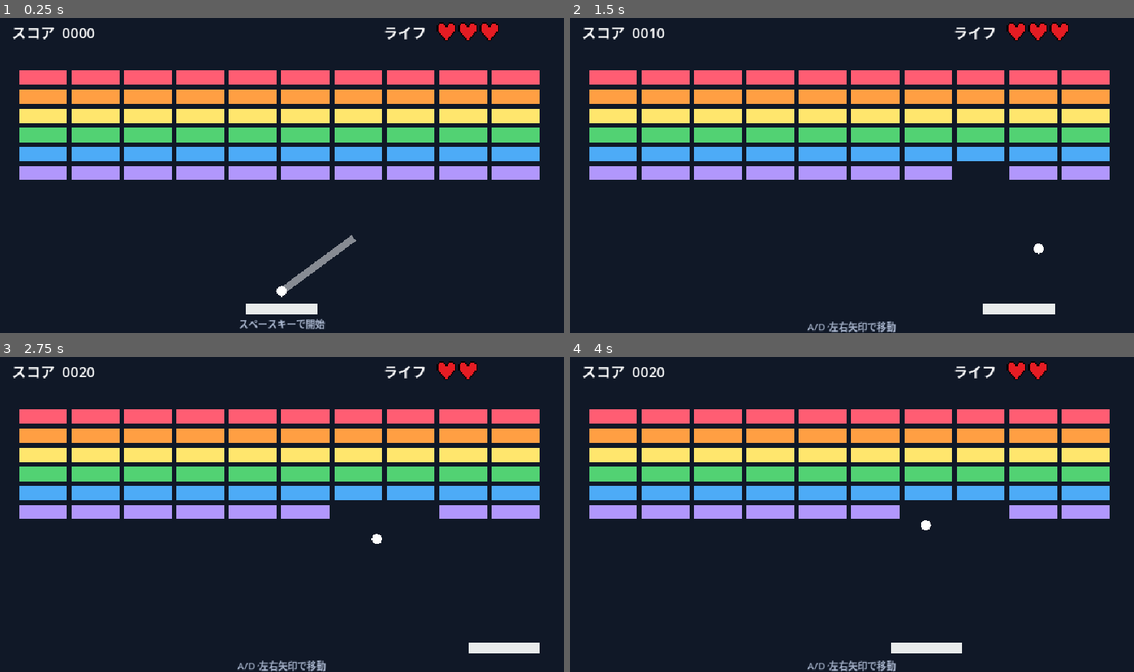
Above: before the commit, frames 1-4 (two rows, left to right).
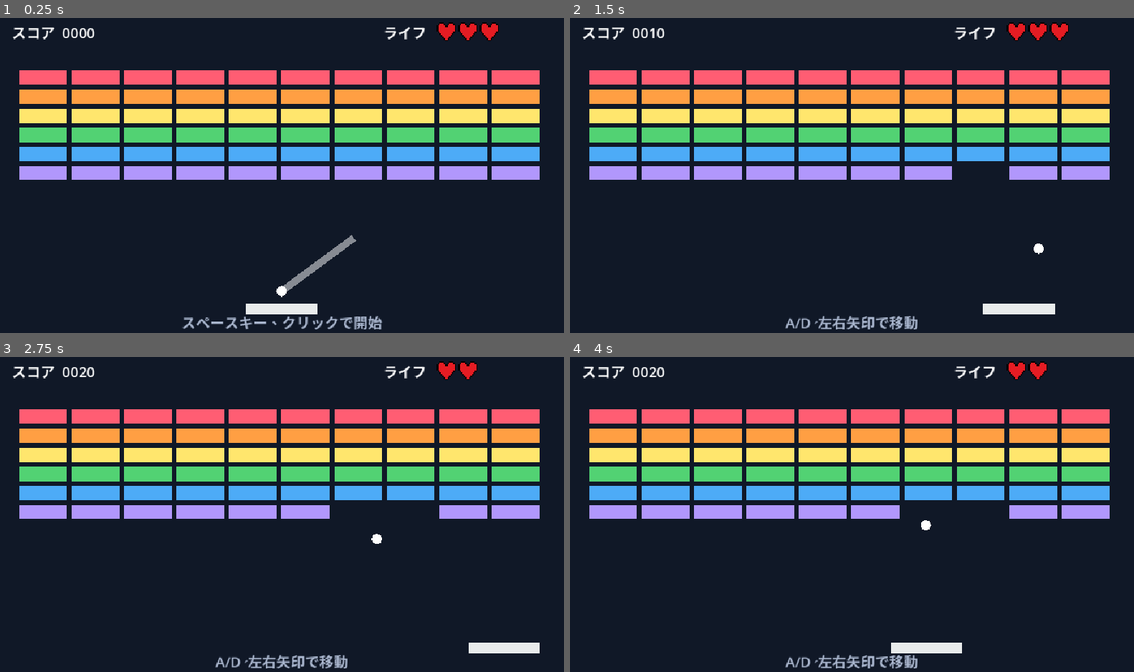
Above: after the commit, the same moments.

Repository: ittokunvim/example-godot
Game: Godot game, scene res://main.tscn
The game is run twice, just before and just after one commit, with the same random seed, the same clock (stepped at 60 frames per second) and the same inputs.
Inputs (mouse positions are in pixels of both pictures, inside the frame that each line leads up to):
- Up to frame 1 (0.25 s): no input
- Up to frame 2 (1.5 s): tap Enter (ui_accept) at 0.5, 1.35 s; move the mouse to (976, 156) at 0.52 s; hold D (move_right) 0.53-1.28 s; hold Enter (ui_accept) 0.53-1.28 s; click (976, 156) at 0.67 s; move the mouse to (739, 188) at 1.27 s; hold A (move_left) from 1.28 s (still down); click (739, 188) at 1.42 s
- Up to frame 3 (2.75 s): tap Enter (ui_accept) at 1.52, 1.82 s; move the mouse to (338, 438) at 2.02 s; release A (move_left) at 2.03 s; hold D (move_right) from 2.03 s (still down); hold Enter (ui_accept) from 2.03 s (still down); click (338, 438) at 2.17 s
- Up to frame 4 (4 s): move the mouse to (823, 574) at 2.77 s; release Enter (ui_accept) at 2.78 s; tap Enter (ui_accept) at 2.85, 3.02, 3.32 s; click (823, 574) at 2.92 s; move the mouse to (1021, 558) at 3.52 s; release D (move_right) at 3.53 s; hold A (move_left) from 3.53 s (still down); hold Enter (ui_accept) from 3.53 s (still down); click (1021, 558) at 3.67 s

The runs differ from the first frame. In frame 1, 0.7% of the frame differs, in the area x 32-68%, y 94-99%; in frame 2, 0.7%, in the area x 38-62%, y 94-100%; in frame 3, 0.7%; in frame 4, 0.7%.

Commit message:
fix(breakout): paddle movement
Issue: #37

マウスでパドルの操作を可能にする

Diff:
--- a/breakout/game.gd
+++ b/breakout/game.gd
@@ -27,7 +27,7 @@
 	bricks.brick_destroyed.connect(_on_brick_destroyed)
 	hud.setup_hearts(MAX_LIVES)
 	hud.update_score(_score)
-	hud.set_description("スペースキーで開始")
+	hud.set_description("スペースキー、クリックで開始")
 
 
 func _unhandled_input(event: InputEvent) -> void:
@@ -36,7 +36,7 @@
 
 	if _state == GameState.WAITING_TO_LAUNCH and _is_launch_requested(event):
 		_start_game()
-	elif _state == GameState.GAME_OVER and event.is_action_pressed("ui_accept"):
+	elif _state == GameState.GAME_OVER and _is_launch_requested(event):
 		_restart_game()
 
 
@@ -68,7 +68,7 @@
 	paddle.set_active(true)
 	hud.update_score(_score)
 	hud.hide_overlay()
-	hud.set_description("スペースキーで開始")
+	hud.set_description("スペースキー、クリックで開始")
 
 
 func _on_brick_destroyed() -> void:
@@ -78,7 +78,7 @@
 	_score += 10
 	hud.update_score(_score)
 	if bricks.remaining == 0:
-		_finish_game("すべてのブロックを破壊！ スペースキーで再挑戦", game_clear_sound)
+		_finish_game("すべてのブロックを破壊！ スペースキー、クリックで再挑戦", game_clear_sound)
 
 
 func _on_loss_zone_body_entered(body: Node2D) -> void:
@@ -88,7 +88,7 @@
 	_lose_life()
 	hud.update_score(_score)
 	if _lives <= 0:
-		_finish_game("ゲームオーバー - スペースキーでリトライ", game_over_sound)
+		_finish_game("ゲームオーバー - スペースキー、クリックでリトライ", game_over_sound)
 		return
 
 	ball.reset()
--- a/breakout/main.tscn
+++ b/breakout/main.tscn
@@ -137,13 +137,19 @@
 offset_bottom = 52.0
 
 [node name="Description" type="Label" parent="UI/HUD" unique_id=1099034850]
-layout_mode = 0
-offset_left = 230.0
-offset_top = 512.0
-offset_right = 730.0
-offset_bottom = 536.0
+layout_mode = 1
+anchors_preset = 7
+anchor_left = 0.5
+anchor_top = 1.0
+anchor_right = 0.5
+anchor_bottom = 1.0
+offset_left = -250.0
+offset_top = -34.0
+offset_right = 250.0
+grow_horizontal = 2
+grow_vertical = 0
 theme_override_colors/font_color = Color(0.666667, 0.717647, 0.811765, 1)
-theme_override_font_sizes/font_size = 16
+theme_override_font_sizes/font_size = 24
 text = "A/D、左右矢印で移動"
 horizontal_alignment = 1
 
--- a/breakout/paddle.gd
+++ b/breakout/paddle.gd
@@ -5,8 +5,10 @@
 const MOVE_SPEED := 620.0
 const HALF_WIDTH := 60.0
 const HORIZONTAL_MARGIN := 16.0
+const MOUSE_LERP_SPEED := 20.0
 
 var _active := true
+var _using_keyboard := false
 var _initial_position := Vector2.ZERO
 
 
@@ -14,13 +16,27 @@
 	_initial_position = position
 
 
+func _input(event: InputEvent) -> void:
+	if event is InputEventMouseMotion:
+		_using_keyboard = false
+
+
 func _physics_process(delta: float) -> void:
 	if not _active:
 		return
 
 	var input := Input.get_axis("move_left", "move_right")
+
+	if input != 0.0:
+		_using_keyboard = true
+
+	if _using_keyboard:
+		position.x += input * MOVE_SPEED * delta
+	else:
+		position.x = get_global_mouse_position().x
+
 	position.x = clampf(
-		position.x + input * MOVE_SPEED * delta,
+		position.x,
 		HORIZONTAL_MARGIN + HALF_WIDTH,
 		get_viewport_rect().size.x - HORIZONTAL_MARGIN - HALF_WIDTH
 	)
@@ -28,6 +44,7 @@
 
 func reset() -> void:
 	position = _initial_position
+	_using_keyboard = false
 
 
 func set_active(active: bool) -> void:
